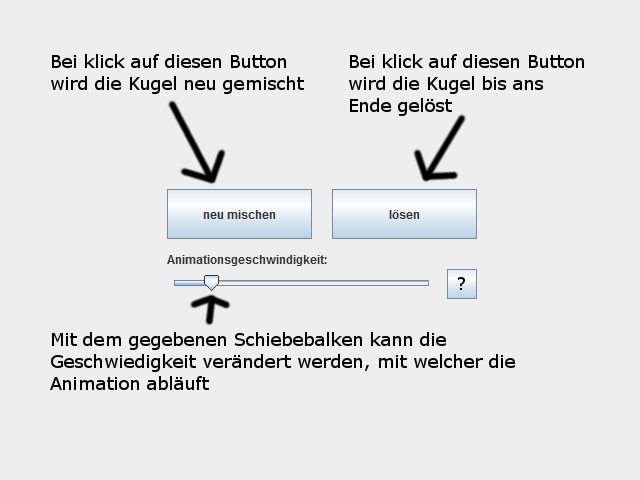
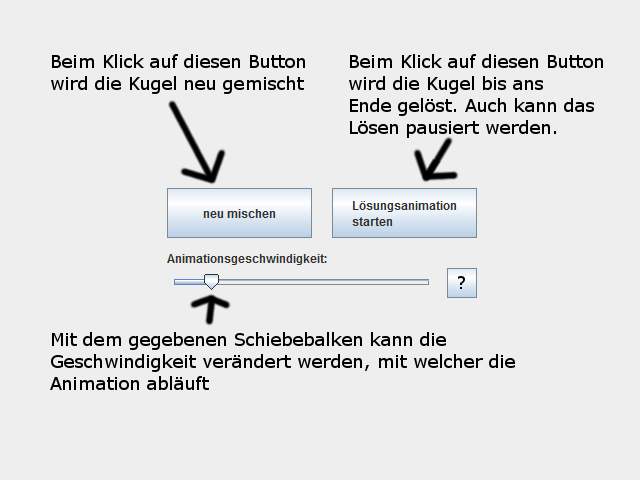
Two versions of the same layered image (640x480). Layer-by-layer changes:
painted on "Mit dem gegebenen Schiebebalke..." over [124, 358, 134, 368]
renamed "Bei klick auf diesen Button ... #1" to "Beim Klick auf diesen Button ...", painted on it over [350, 54, 603, 138]
renamed "Bei klick auf diesen Button ..." to "Beim Klick auf diesen Button ... #1", painted on it over [80, 54, 305, 68]
painted on "Ebene" over [425, 113, 467, 180]
painted on "Hintergrund" over [167, 188, 477, 299]
